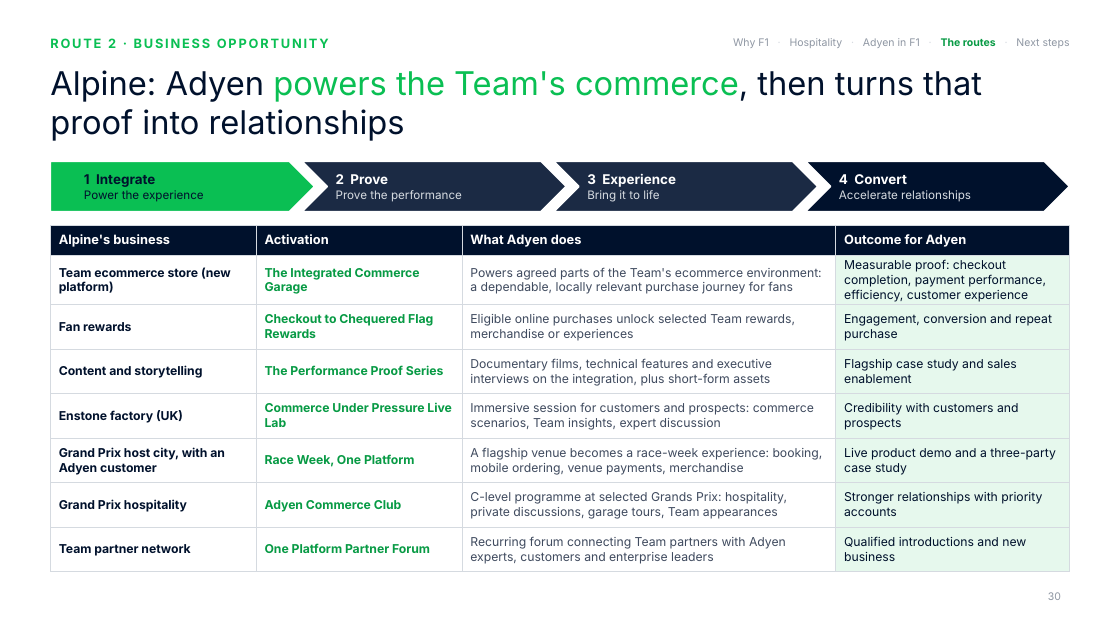
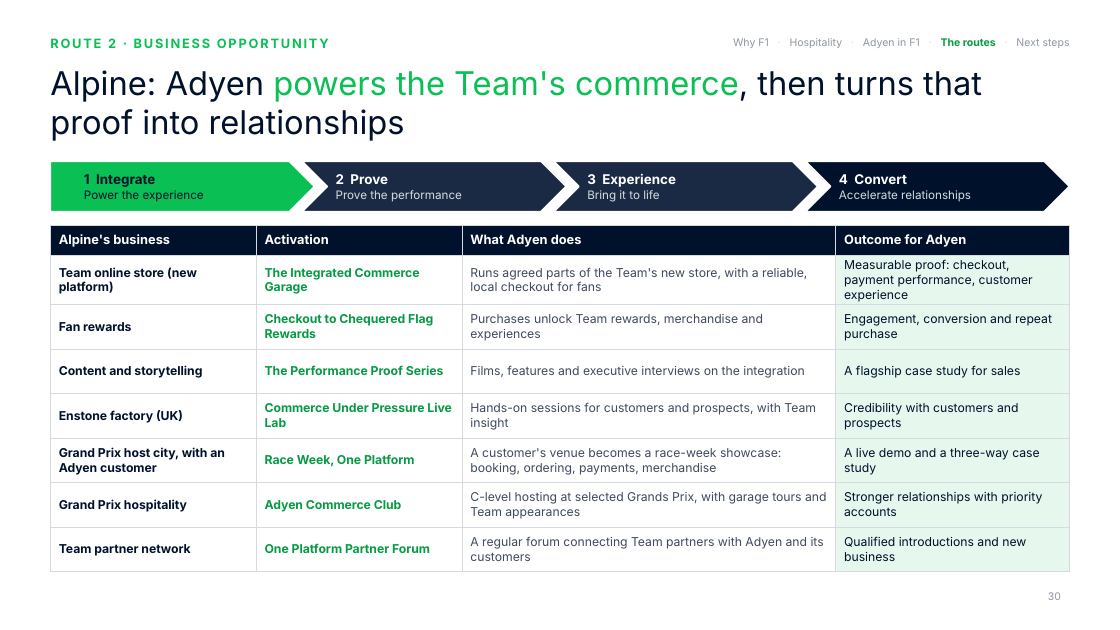
Before and after one commit to rahulgopalan42/rg42, a slide deck: slide 30 of adyen-f1-deck/Adyen x F1 - Chairman deck 8.pptx. Drawn at 1120x630 pixels with LibreOffice and Linux fonts; fonts in the diff are those of the drawing; background and template pictures are left out. Boxes give left, top, right and bottom in pixels: in the first picture for what was removed or moved away, otherwise in the second. Text is boxed around its words. In the diff, an @@ line names an element or a change of style, - is before the commit and + after.

```diff
--- a/adyen-f1-deck/Adyen x F1 - Chairman deck 8.pptx
+++ b/adyen-f1-deck/Adyen x F1 - Chairman deck 8.pptx
@@ table at (x1=50, y1=225, x2=1070, y2=565) @@
-row 2: Team ecommerce store (new platform) | The Integrated Commerce Garage | Powers agreed parts of the Team's ecommerce environment: a dependable, locally relevant purchase journey for fans | Measurable proof: checkout completion, payment performance, efficiency, customer experience
+row 2: Team online store (new platform) | The Integrated Commerce Garage | Runs agreed parts of the Team's new store, with a reliable, local checkout for fans | Measurable proof: checkout, payment performance, customer experience
-row 3, column 3: Eligible online purchases unlock selected Team rewards, merchandise or experiences
+row 3, column 3: Purchases unlock Team rewards, merchandise and experiences
-row 4, column 3: Documentary films, technical features and executive interviews on the integration, plus short-form assets
+row 4, column 3: Films, features and executive interviews on the integration
-row 4, column 4: Flagship case study and sales enablement
+row 4, column 4: A flagship case study for sales
-row 5, column 3: Immersive session for customers and prospects: commerce scenarios, Team insights, expert discussion
+row 5, column 3: Hands-on sessions for customers and prospects, with Team insight
-row 6, column 3: A flagship venue becomes a race-week experience: booking, mobile ordering, venue payments, merchandise
+row 6, column 3: A customer's venue becomes a race-week showcase: booking, ordering, payments, merchandise
-row 6, column 4: Live product demo and a three-party case study
+row 6, column 4: A live demo and a three-way case study
-row 7, column 3: C-level programme at selected Grands Prix: hospitality, private discussions, garage tours, Team appearances
+row 7, column 3: C-level hosting at selected Grands Prix, with garage tours and Team appearances
-row 8, column 3: Recurring forum connecting Team partners with Adyen experts, customers and enterprise leaders
+row 8, column 3: A regular forum connecting Team partners with Adyen and its customers
```
Also in this commit, not shown: 15 other slides changed, 4 slides added, 1 slide removed, 7 other files.
